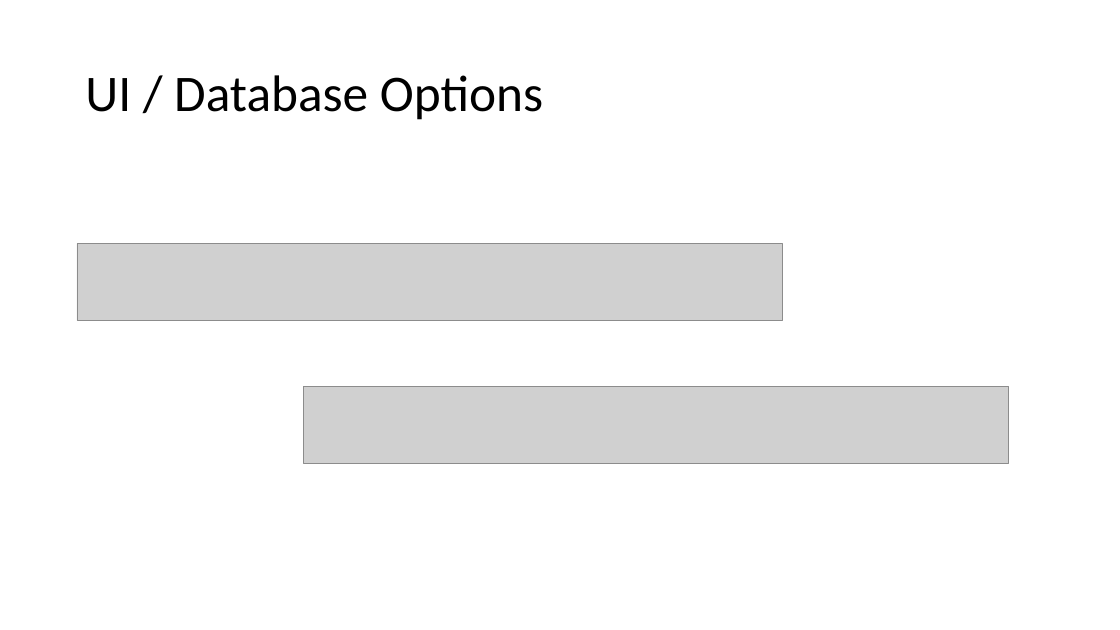
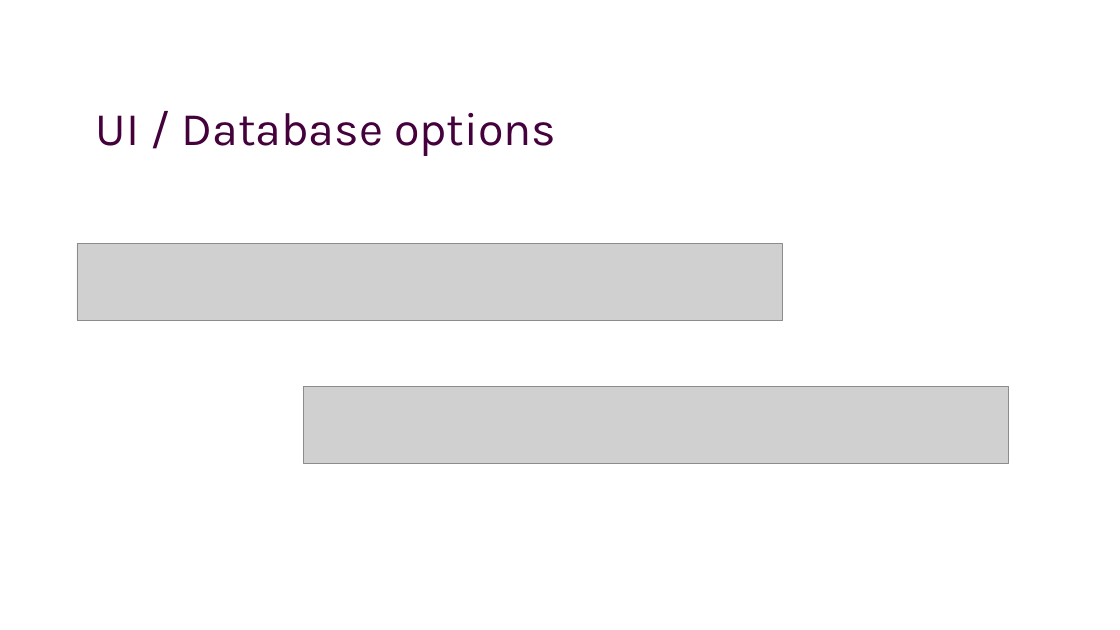
Before and after one commit to hikalkan/presentations, a slide deck: slide 9 of 2022-09-22 Dotnet Community Standup/ABP-Framework.pptx (slide 8 before the commit). Drawn at 1120x630 pixels with LibreOffice and Linux fonts; fonts in the diff are those of the drawing; grey boxes stand for pictures; background and template pictures are left out. Boxes give left, top, right and bottom in pixels: in the first picture for what was removed or moved away, otherwise in the second. Text is boxed around its words. In the diff, an @@ line names an element or a change of style, - is before the commit and + after.

```diff
--- a/2022-09-22 Dotnet Community Standup/ABP-Framework.pptx
+++ b/2022-09-22 Dotnet Community Standup/ABP-Framework.pptx
@@ title at box(96, 113, 556, 156): text changed; size 44 to 40 pt; font Calibri to Karla; text colour #000000 to #44013C @@
-UI / Database Options
+UI / Database options
```
Also in this commit, not shown: 6 other slides changed, 19 slides added, 1 slide removed, 2 other files.
